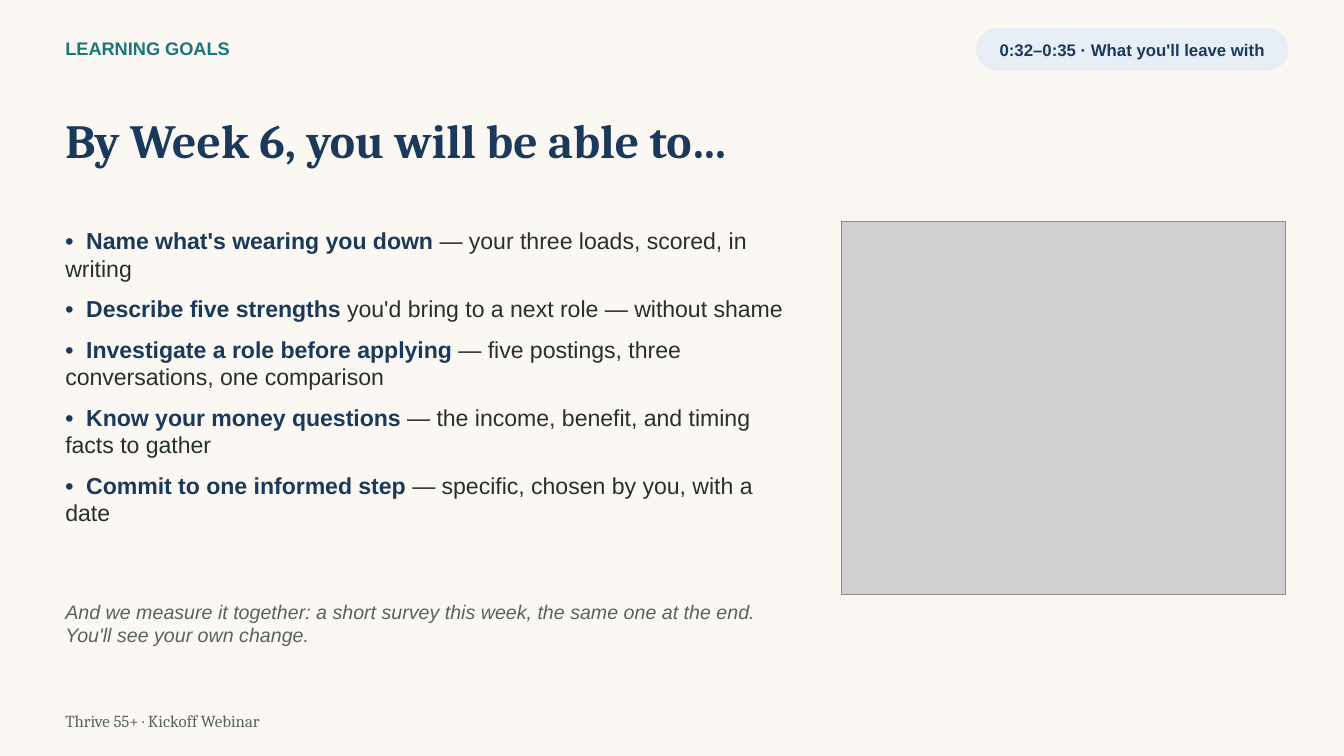
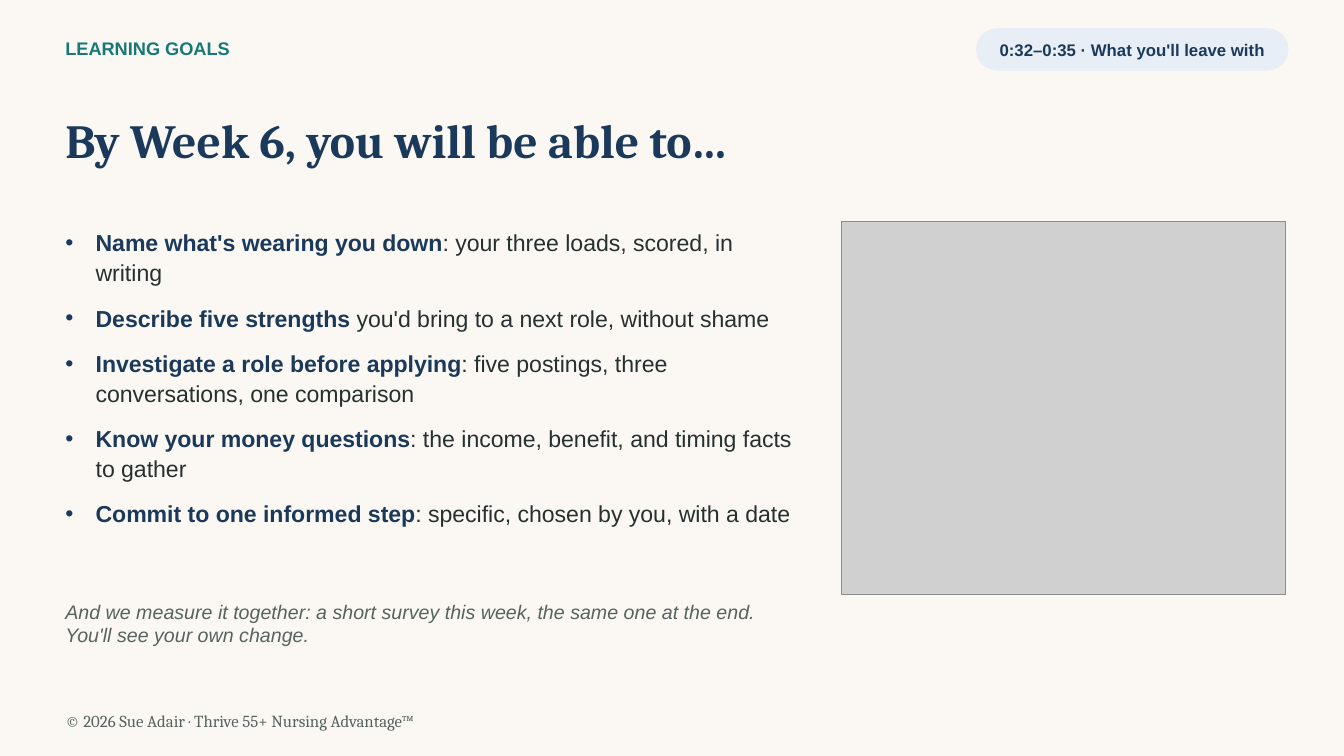
Before and after one commit to MissTully/Thrive-55, a slide deck: slide 10 of webinars/Thrive55_Week0_Kickoff_Zoom.pptx. Drawn at 1344x756 pixels with LibreOffice and Linux fonts; fonts in the diff are those of the drawing; grey boxes stand for pictures. Boxes give left, top, right and bottom in pixels: in the first picture for what was removed or moved away, otherwise in the second. Text is boxed around its words. In the diff, an @@ line names an element or a change of style, - is before the commit and + after.

```diff
--- a/webinars/Thrive55_Week0_Kickoff_Zoom.pptx
+++ b/webinars/Thrive55_Week0_Kickoff_Zoom.pptx
@@ text at (96,234,792,527): text changed @@
-• Name what's wearing you down — your three loads, scored, in writing
-• Describe five strengths you'd bring to a next role — without shame
-• Investigate a role before applying — five postings, three conversations, one comparison
-• Know your money questions — the income, benefit, and timing facts to gather
-• Commit to one informed step — specific, chosen by you, with a date
+• Name what's wearing you down: your three loads, scored, in writing
+• Describe five strengths you'd bring to a next role, without shame
+• Investigate a role before applying: five postings, three conversations, one comparison
+• Know your money questions: the income, benefit, and timing facts to gather
+• Commit to one informed step: specific, chosen by you, with a date
@@ text at (83,715,414,731): text changed @@
-Thrive 55+ · Kickoff Webinar
+© 2026 Sue Adair · Thrive 55+ Nursing Advantage™
```
Also in this commit, not shown: 16 other slides changed.
